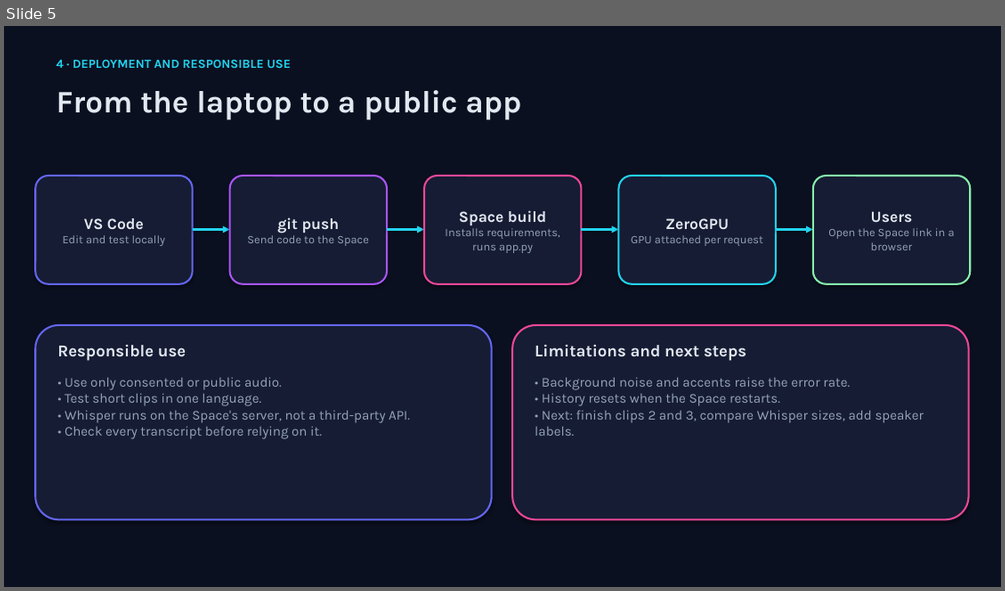
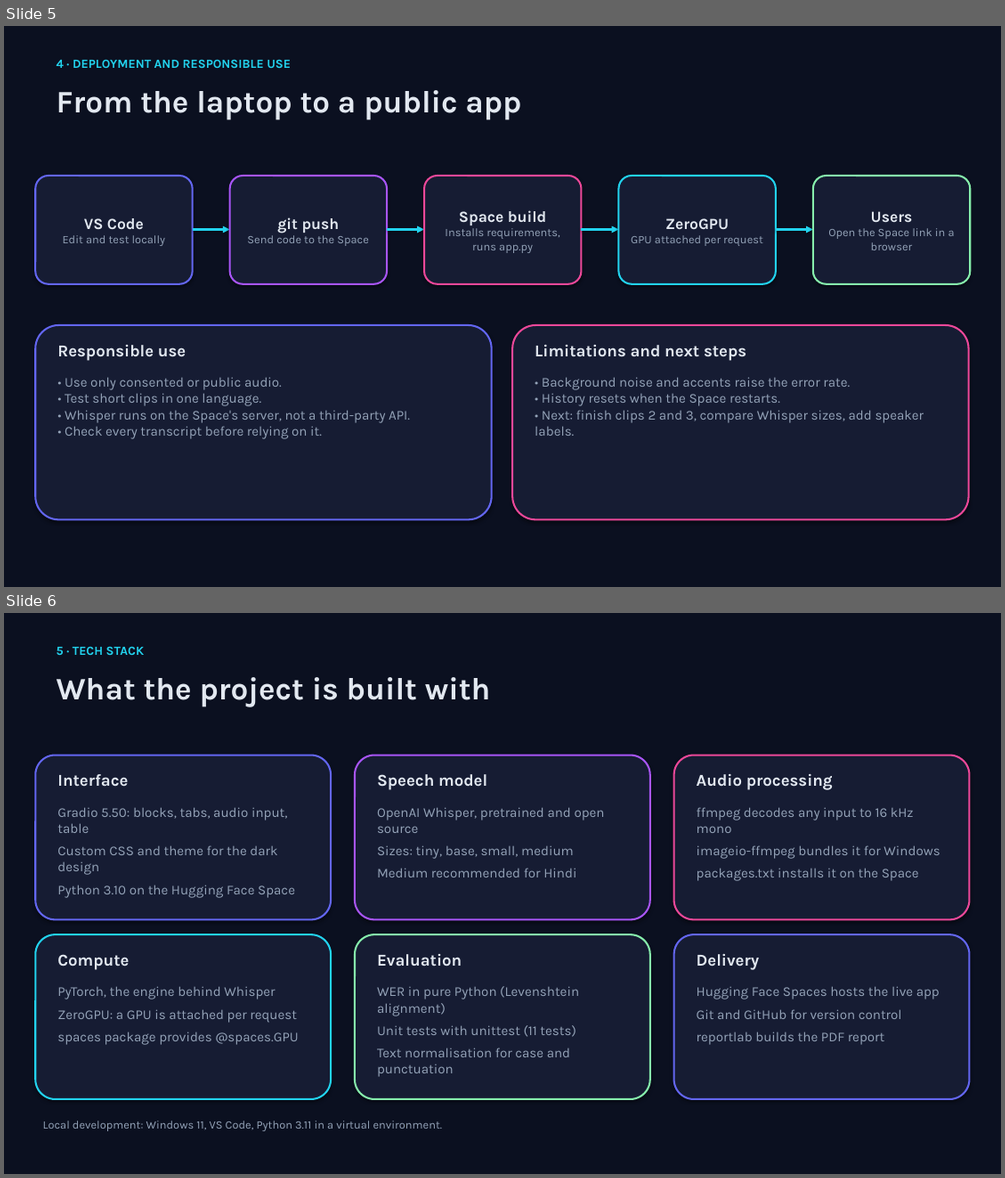
Before and after one commit to tripathi-yash/speech-notes, a slide deck: docs/speech_notes_slides.pptx. Shown one above the other, each under a label of ours: slide 5 before the commit, slides 5 and 6 after it. The pictures are 1005x591 and 1005x1178 pixels, drawn with LibreOffice and Linux fonts; fonts in the diff are those of the drawing. Boxes give left, top, right and bottom in pixels: in the first picture for what was removed or moved away, otherwise in the second. Text is boxed around its words. In the diff, an @@ line names an element or a change of style, - is before the commit and + after.

```diff
--- a/docs/speech_notes_slides.pptx
+++ b/docs/speech_notes_slides.pptx
@@ slide 6 added at bbox=[4, 613, 1001, 1174], background #0B1020 @@
@@ text added at bbox=[57, 646, 144, 655], 12 pt, text #22D3EE, bold @@
+5 · TECH STACK
@@ text added at bbox=[57, 677, 491, 707], 30 pt, text #E2E8F0, bold @@
+What the project is built with
@@ rounded rectangle added at bbox=[35, 755, 331, 919], fill #161C33, outline #6366F1 1.75 pt @@
@@ rounded rectangle added at bbox=[355, 755, 650, 919], fill #161C33, outline #A855F7 1.75 pt @@
@@ rounded rectangle added at bbox=[674, 755, 970, 919], fill #161C33, outline #EC4899 1.75 pt @@
@@ text added at bbox=[57, 774, 128, 787], 16 pt, text #E2E8F0, bold @@
+Interface
@@ text added at bbox=[377, 774, 487, 790], 16 pt, text #E2E8F0, bold @@
+Speech model
@@ text added at bbox=[696, 774, 833, 790], 16 pt, text #E2E8F0, bold @@
+Audio processing
@@ text added at bbox=[57, 807, 295, 898], 13 pt, text #94A3B8 @@
+Gradio 5.50: blocks, tabs, audio input, table
+Custom CSS and theme for the dark design
+Python 3.10 on the Hugging Face Space
@@ text added at bbox=[377, 807, 605, 877], 13 pt, text #94A3B8 @@
+OpenAI Whisper, pretrained and open source
+Sizes: tiny, base, small, medium
+Medium recommended for Hindi
@@ text added at bbox=[696, 807, 939, 881], 13 pt, text #94A3B8 @@
+ffmpeg decodes any input to 16 kHz mono
+imageio-ffmpeg bundles it for Windows
+packages.txt installs it on the Space
@@ rounded rectangle added at bbox=[35, 934, 331, 1099], fill #161C33, outline #22D3EE 1.75 pt @@
@@ text added at bbox=[57, 954, 129, 970], 16 pt, text #E2E8F0, bold @@
+Compute
@@ rounded rectangle added at bbox=[355, 934, 650, 1099], fill #161C33, outline #86EFAC 1.75 pt @@
@@ text added at bbox=[377, 954, 461, 966], 16 pt, text #E2E8F0, bold @@
+Evaluation
@@ rounded rectangle added at bbox=[674, 934, 970, 1099], fill #161C33, outline #6366F1 1.75 pt @@
@@ text added at bbox=[696, 954, 760, 970], 16 pt, text #E2E8F0, bold @@
+Delivery
@@ text added at bbox=[57, 986, 299, 1045], 13 pt, text #94A3B8 @@
+PyTorch, the engine behind Whisper
+ZeroGPU: a GPU is attached per request
+spaces package provides @spaces.GPU
@@ text added at bbox=[377, 986, 579, 1077], 13 pt, text #94A3B8 @@
+WER in pure Python (Levenshtein alignment)
+Unit tests with unittest (11 tests)
+Text normalisation for case and punctuation
@@ text added at bbox=[696, 986, 939, 1019], 13 pt, text #94A3B8 @@
+Hugging Face Spaces hosts the live app
+Git and GitHub for version control
+reportlab builds the PDF report
@@ text added at bbox=[43, 1120, 443, 1131], 11 pt, text #94A3B8 @@
+Local development: Windows 11, VS Code, Python 3.11 in a virtual environment.
```
Also in this commit, not shown: 1 slide changed, 1 other slide added, 1 other file.
